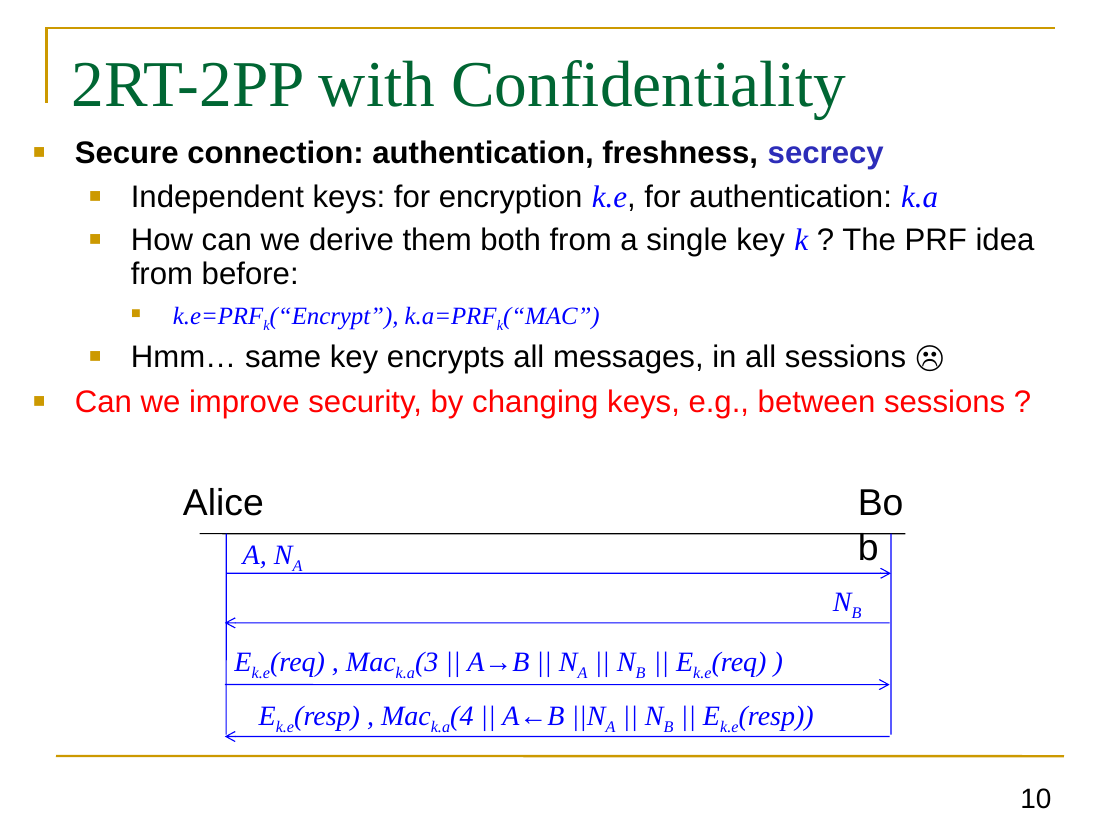
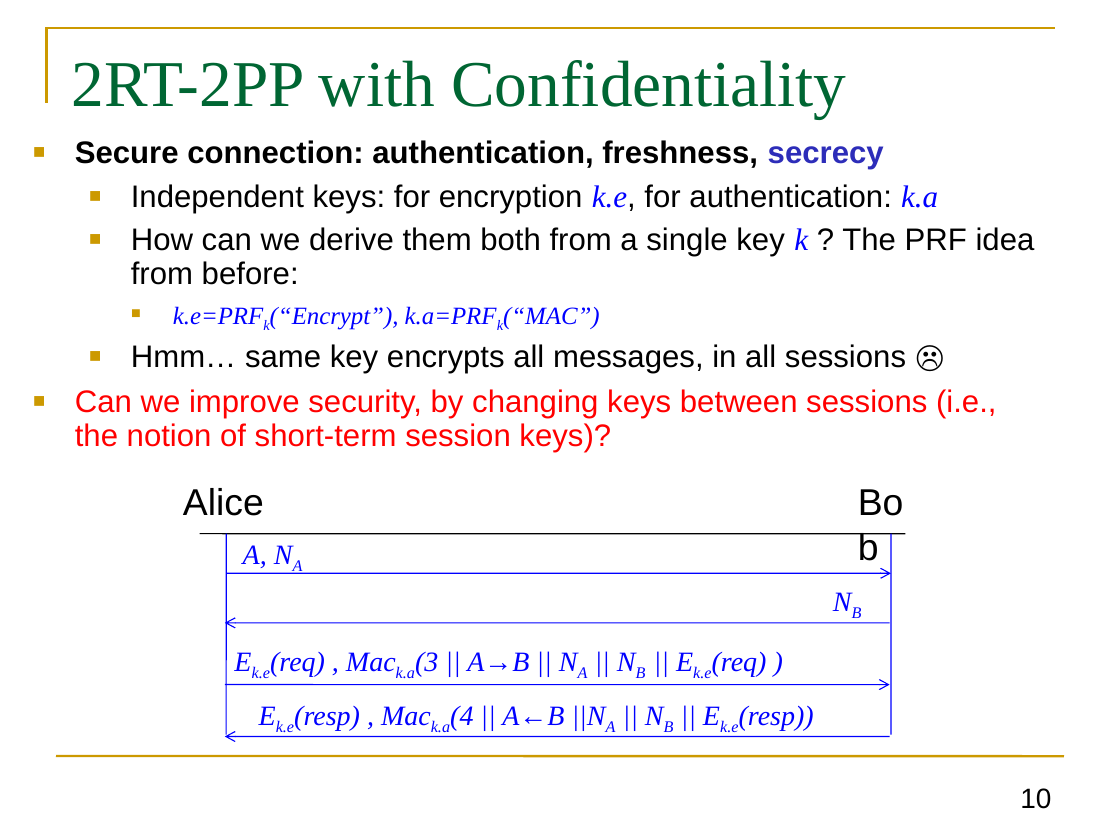
Before and after one commit to GhadaAlmashaqbeh/GhadaAlmashaqbeh.github.io, a slide deck: slide 10 of courses/cse3400-f2026/lecture9.pptx. Drawn at 1120x840 pixels with LibreOffice and Linux fonts; fonts in the diff are those of the drawing. Boxes give left, top, right and bottom in pixels: in the first picture for what was removed or moved away, otherwise in the second. Text is boxed around its words. In the diff, an @@ line names an element or a change of style, - is before the commit and + after.

```diff
--- a/courses/cse3400-f2026/lecture9.pptx
+++ b/courses/cse3400-f2026/lecture9.pptx
@@ text at (75, 389, 996, 452): text changed @@
-■ Can we improve security, by changing keys, e.g., between sessions ?
+■ Can we improve security, by changing keys between sessions (i.e., the notion of short-term session keys)?
```
Also in this commit, not shown: 7 other slides changed, 15 other files.
